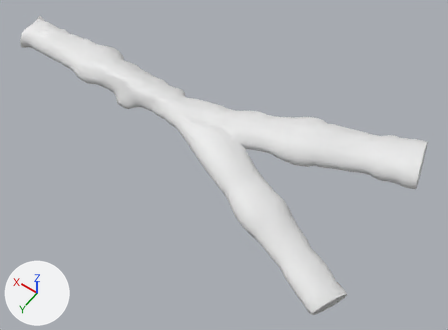
A saved change to the Blender file models/tunnel02/tunnel02.blend.
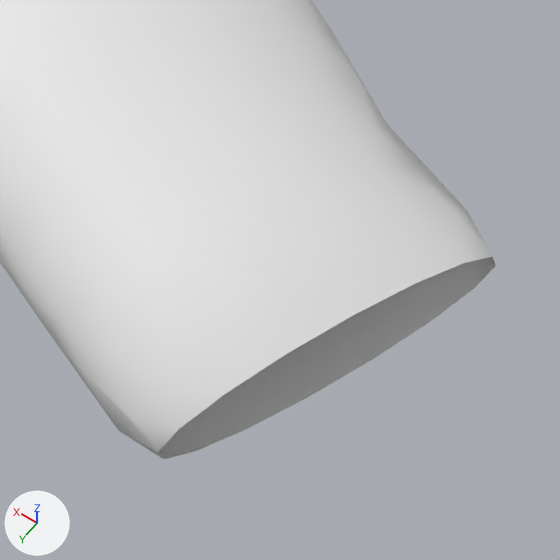
The first picture shows the older version from a 50 mm lens placed at (-36.4, 30.3, 43.2), pointed at (-15.7, 1.5, -2.2). The close-ups show both versions on the part from 66% to 79% of the width and 81% to 99% of the height of that picture. Every picture has the same lights, and +X, +Y and +Z are marked at lower left. Objects named as collision shapes, trigger or cutter boxes, shadow casters or lower levels of detail are left out.

Objects in the first close-up: 'section01'.
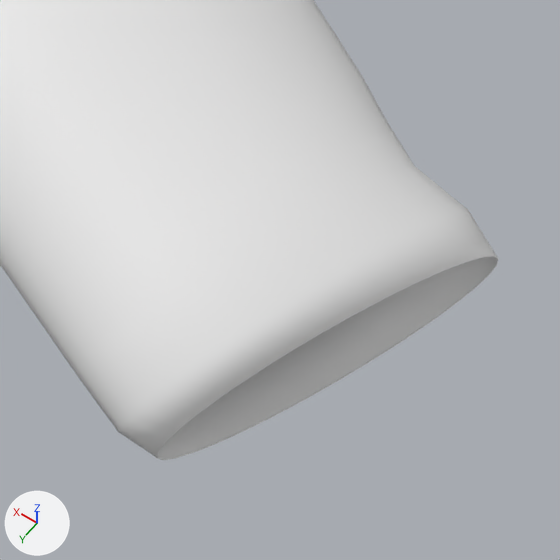
Where the change shows, as pixel boxes [x1, y1, x2, y2] in the close-ups (560 x 560 px):
```json
{"object": "section01", "change": "modifiers changed", "before": [0, 0, 496, 459], "after": [0, 0, 498, 460]}
```

Scene script edits in JSON lines:
```json
{"op": "remove", "block": "ob_section01", "code": "_m = ob_section01.modifiers.new('Decimate', 'DECIMATE')"}
{"op": "remove", "block": "ob_section01", "code": "_m.decimate_type = 'UNSUBDIV'"}
{"op": "remove", "block": "ob_section01", "code": "_m.iterations = 1"}
{"op": "add", "block": "ob_section01", "code": "_m = ob_section01.modifiers.new('Solidify', 'SOLIDIFY')"}
{"op": "add", "block": "ob_section01", "code": "_m.nonmanifold_thickness_mode = 'FIXED'"}
{"op": "add", "block": "ob_section01", "code": "_m.nonmanifold_merge_threshold = 0.0003"}
```
